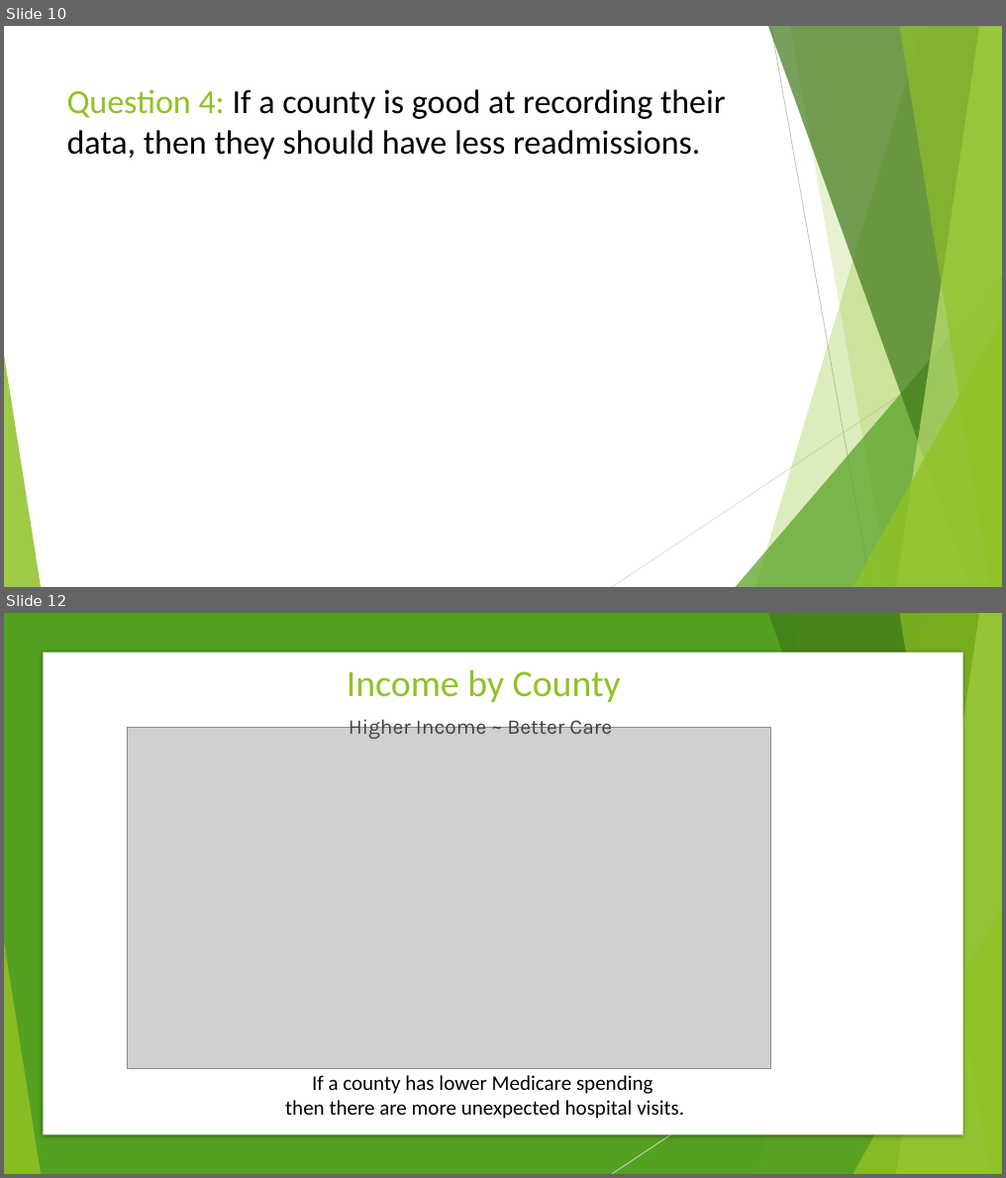
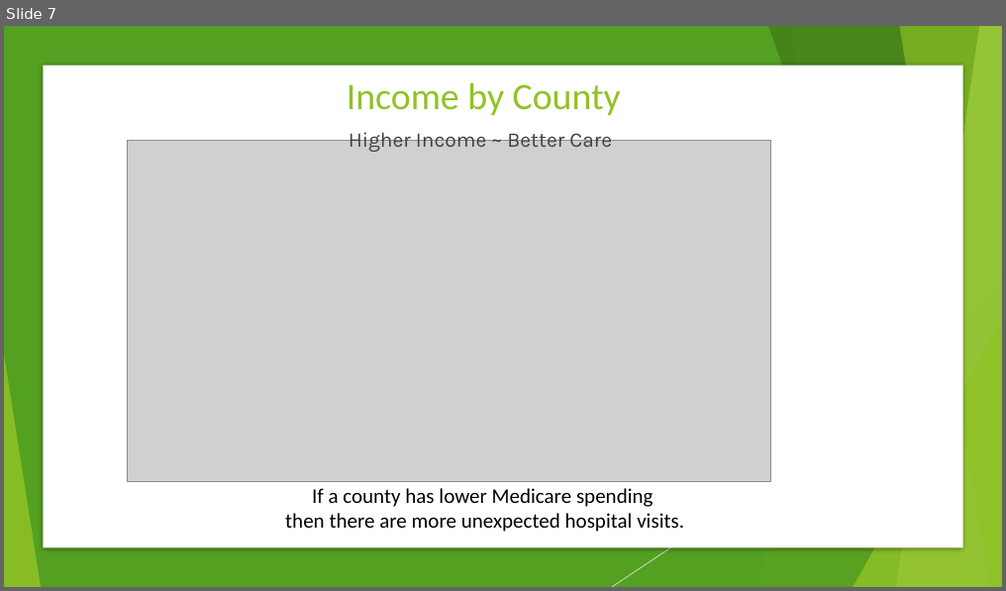
Before and after one commit to TedMur/SnakeBait, a slide deck: SnakeBitePresentation.pptx. Shown one above the other, each under a label of ours: slides 10 and 12 before the commit, slide 7 after it; the slides between them are not shown. The pictures are 1006x1178 and 1006x591 pixels, drawn with LibreOffice and Linux fonts; fonts in the diff are those of the drawing; grey boxes stand for pictures. Boxes give left, top, right and bottom in pixels: in the first picture for what was removed or moved away, otherwise in the second. Text is boxed around its words. In the diff, an @@ line names an element or a change of style, - is before the commit and + after.

```diff
--- a/SnakeBitePresentation.pptx
+++ b/SnakeBitePresentation.pptx
@@ slide 10 removed at (4,26,1002,587), background #FFFFFF; not listed: 8 template elements that a slide beside it also shows @@
@@ line removed from (771, 26) to (871, 587) @@
@@ title removed at (67,89,726,160) @@
-Question 4: If a county is good at recording their data, then they should have less readmissions.
@@ line removed from (1002, 328) to (612, 587) @@
@@ what was slide 12 is now slide 7 @@
```
Also in this commit, not shown: 10 slides changed, 3 slides added, 1 other slide removed.
